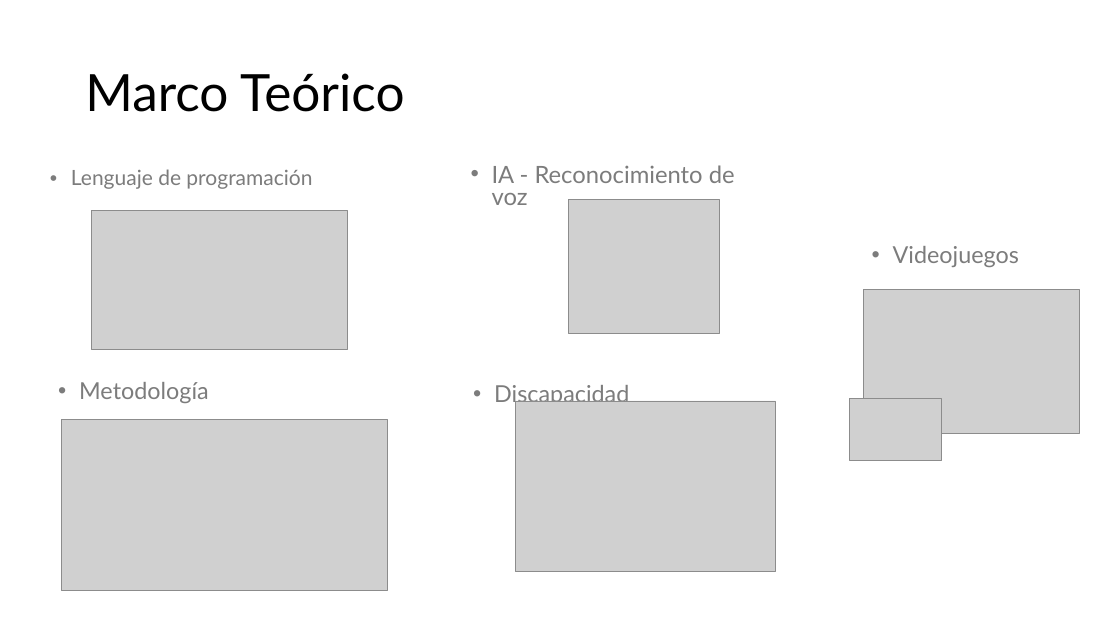
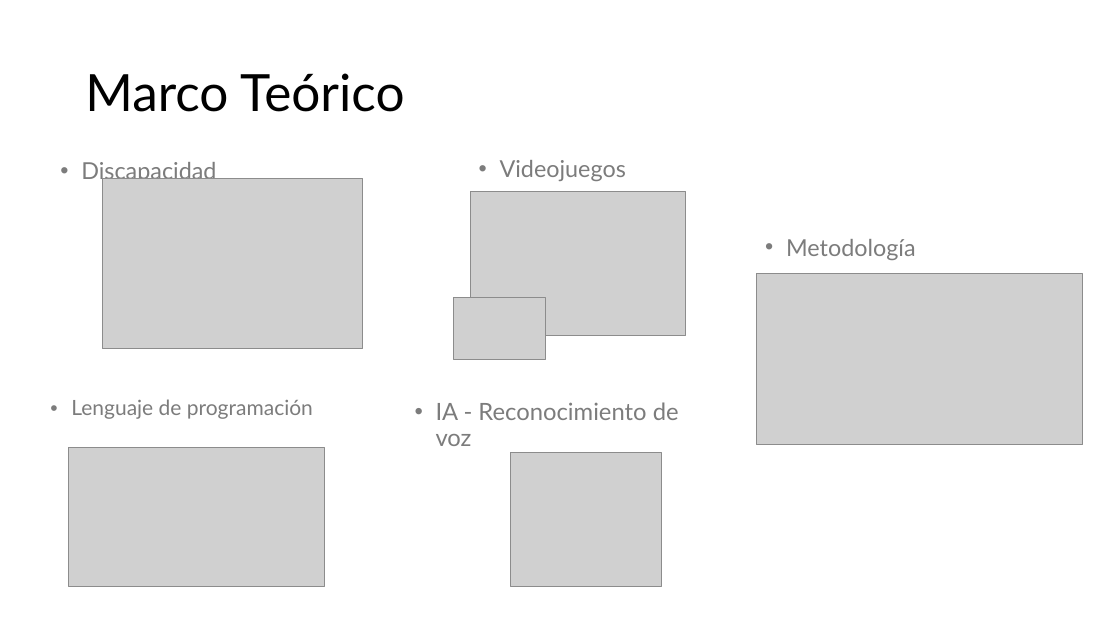
Before and after one commit to AndresRincon94/JanFox_V2, a slide deck: slide 5 of Documentacion/Proyecto/Presentacion JANFOX 24 Mayo 2021.pptx. Drawn at 1120x630 pixels with LibreOffice and Linux fonts; fonts in the diff are those of the drawing; grey boxes stand for pictures; background and template pictures are left out. Boxes give left, top, right and bottom in pixels: in the first picture for what was removed or moved away, otherwise in the second. Text is boxed around its words. In the diff, an @@ line names an element or a change of style, - is before the commit and + after.

```diff
--- a/Documentacion/Proyecto/Presentacion JANFOX 24 Mayo 2021.pptx
+++ b/Documentacion/Proyecto/Presentacion JANFOX 24 Mayo 2021.pptx
@@ text "Discapacidad": place and size @@
-text "Discapacidad" at box(494, 385, 629, 407)
+text "Discapacidad" at box(81, 162, 216, 184)
@@ picture: place and size @@
-picture at box(515, 401, 776, 571)
+picture at box(103, 178, 363, 349)
@@ text "Videojuegos": place and size @@
-text "Videojuegos" at box(893, 246, 1019, 267)
+text "Videojuegos" at box(500, 160, 626, 181)
@@ picture: place and size @@
-picture at box(864, 290, 1080, 434)
+picture at box(471, 192, 686, 336)
@@ text "Metodología": place and size @@
-text "Metodología" at box(79, 382, 209, 403)
+text "Metodología" at box(786, 239, 916, 260)
@@ picture: place and size @@
-picture at box(850, 398, 943, 460)
+picture at box(454, 297, 546, 359)
@@ picture: place and size @@
-picture at box(61, 420, 387, 591)
+picture at box(757, 274, 1083, 444)
@@ text "Lenguaje de programación": place and size @@
-text "Lenguaje de programación" at box(71, 169, 312, 189)
+text "Lenguaje de programación" at box(71, 399, 313, 419)
@@ text "IA - Reconocimiento de voz": place and size @@
-text "IA - Reconocimiento de voz" at box(492, 165, 735, 205)
+text "IA - Reconocimiento de voz" at box(436, 402, 679, 446)
@@ text "IA - Reconocimiento de voz" at box(436, 402, 679, 446): line spacing 0.8 to 0.9 @@
@@ picture: place and size @@
-picture at box(92, 210, 348, 350)
+picture at box(68, 447, 324, 586)
@@ picture: place and size @@
-picture at box(569, 200, 720, 334)
+picture at box(510, 453, 661, 586)
```
Also in this commit, not shown: 3 other slides changed, 3 other files.
